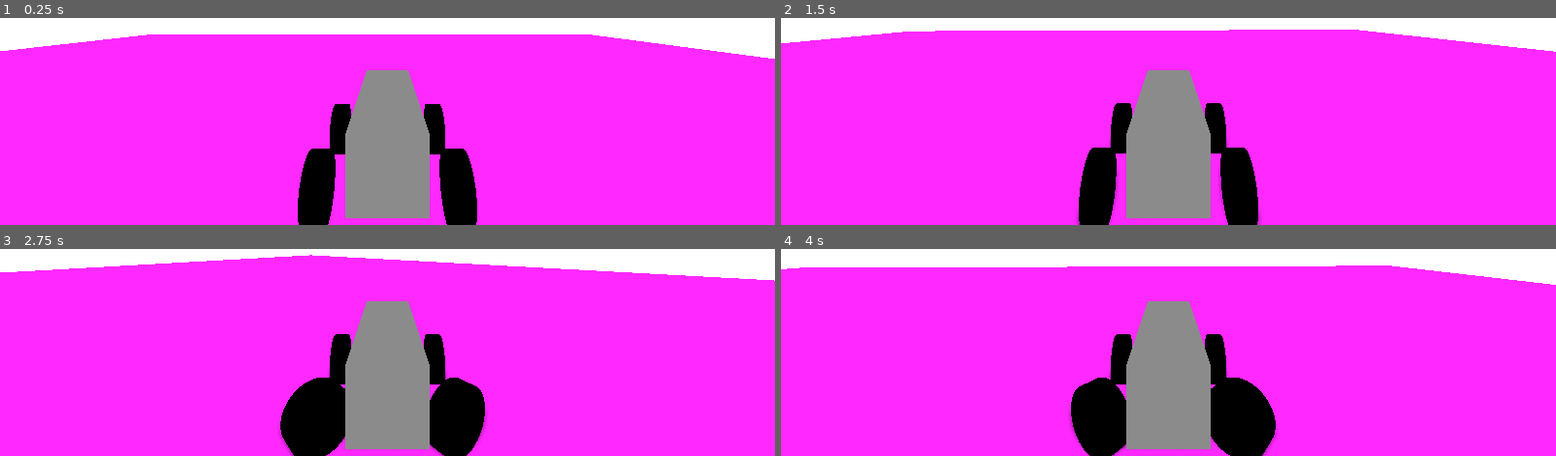
Above: before the commit, frames 1-4 (two rows, left to right).
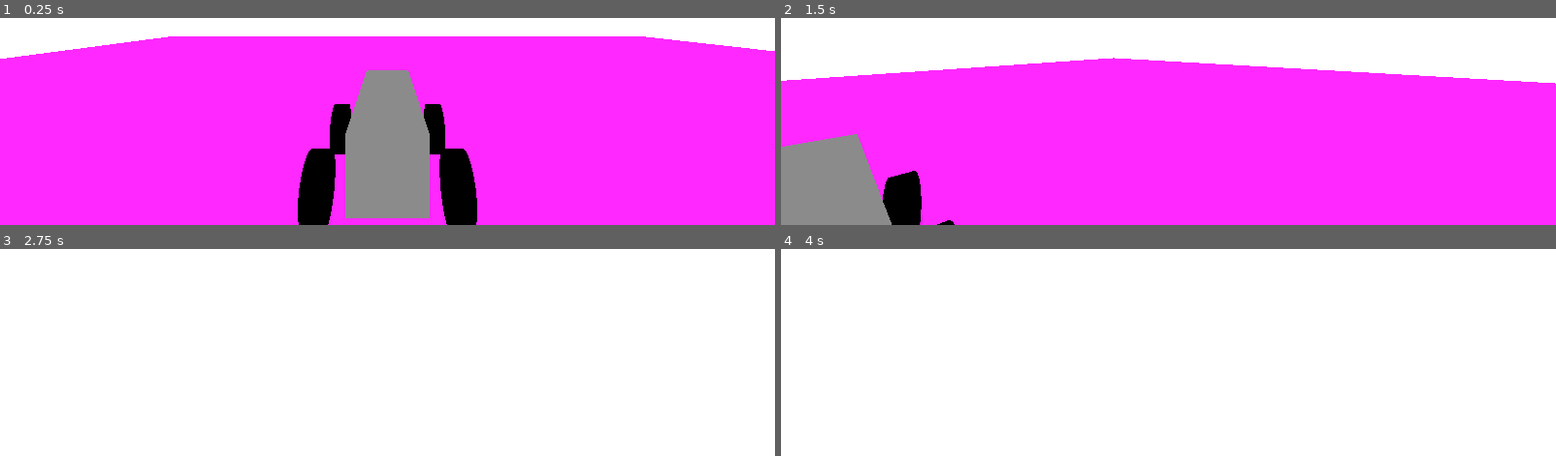
Above: after the commit, the same moments.

Repository: dmytrokadar/supermarket-exaduration
Game: Godot game, scene res://Scenes/supermarket.tscn
The game is run twice, just before and just after one commit, with the same random seed, the same clock (stepped at 60 frames per second) and the same inputs.
Inputs (mouse positions are in pixels of both pictures, inside the frame that each line leads up to):
- Up to frame 1 (0.25 s): no input
- Up to frame 2 (1.5 s): move the mouse to (outside the picture) at 0.52 s; hold D (right) 0.53-1.28 s; tap Ctrl (unattach_cursor, bound only after the commit) at 0.6, 1.35 s; tap Enter at 1.25 s; move the mouse to (1013, 30) at 1.27 s; hold S (backward) from 1.28 s (still down)
- Up to frame 3 (2.75 s): move the mouse to (outside the picture) at 2.02 s; release S (backward) at 2.03 s; hold D (right) from 2.03 s (still down); tap Ctrl (unattach_cursor, bound only after the commit) at 2.1 s
- Up to frame 4 (4 s): move the mouse to (1129, 325) at 2.77 s; release D (right) at 2.78 s; hold W (forward) 2.78-3.53 s; tap Ctrl (unattach_cursor, bound only after the commit) at 2.85, 3.6 s; move the mouse to (1401, 304) at 3.52 s; hold A (left) from 3.53 s (still down)

The runs differ from the first frame. In frame 1, 1.7% of the frame differs, in the area x 0-100%, y 7-43%; in frame 2, 35%; in frame 3, 92%, in the area x 0-100%, y 2-100%; in frame 4, 91%.

Commit message:
added camera rotation

Diff:
--- a/Assets/player.tscn
+++ b/Assets/player.tscn
@@ -21,16 +21,18 @@
 script = ExtResource("1_tpd1a")
 
 [node name="MeshInstance3D" type="MeshInstance3D" parent="." unique_id=1200328197]
-transform = Transform3D(1, 0, 0, 0, 1, 0, 0, 0, 3.5173874, 0, 0.45182967, 0)
+transform = Transform3D(-1, 0, -3.0749976e-07, 0, 1, 0, 8.742278e-08, 0, -3.5173874, 0, 0.45182967, 0)
 mesh = SubResource("BoxMesh_tpd1a")
 
 [node name="CollisionShape3D" type="CollisionShape3D" parent="." unique_id=1554329233]
-transform = Transform3D(1, 0, 0, 0, 1, 0, 0, 0, 1, 0, 0.45182967, -0.010467529)
+transform = Transform3D(-1, 0, -8.742278e-08, 0, 1, 0, 8.742278e-08, 0, -1, 0, 0.45182967, -0.010467529)
 shape = SubResource("BoxShape3D_vc4ur")
 
 [node name="VehicleWheel3D" type="VehicleWheel3D" parent="." unique_id=805692226]
-transform = Transform3D(-1, 0, -8.742278e-08, 0, 1, 0, 8.742278e-08, 0, -1, 1, 0, 1)
+transform = Transform3D(1, 0, 1.7484555e-07, 0, 1, 0, -1.7484555e-07, 0, 1, 1, 0, 1)
 brake = 0.4
+use_as_traction = true
+use_as_steering = true
 wheel_roll_influence = 0.5
 suspension_travel = 0.1
 suspension_stiffness = 200.0
@@ -42,8 +44,10 @@
 mesh = SubResource("CylinderMesh_tpd1a")
 
 [node name="VehicleWheel3D2" type="VehicleWheel3D" parent="." unique_id=321294429]
-transform = Transform3D(-1, 0, -8.742278e-08, 0, 1, 0, 8.742278e-08, 0, -1, -1, 0, 1)
+transform = Transform3D(1, 0, 1.7484555e-07, 0, 1, 0, -1.7484555e-07, 0, 1, -1, 0, 1)
 brake = 0.4
+use_as_traction = true
+use_as_steering = true
 wheel_roll_influence = 0.5
 suspension_travel = 0.1
 suspension_stiffness = 200.0
@@ -55,10 +59,8 @@
 mesh = SubResource("CylinderMesh_tpd1a")
 
 [node name="VehicleWheel3D3" type="VehicleWheel3D" parent="." unique_id=2138158208]
-transform = Transform3D(-1, 0, -8.742278e-08, 0, 1, 0, 8.742278e-08, 0, -1, 1, 0, -1)
+transform = Transform3D(1, 0, 1.7484555e-07, 0, 1, 0, -1.7484555e-07, 0, 1, 1, 0, -1)
 brake = 0.4
-use_as_traction = true
-use_as_steering = true
 wheel_roll_influence = 0.5
 suspension_travel = 0.1
 suspension_stiffness = 200.0
@@ -70,10 +72,8 @@
 mesh = SubResource("CylinderMesh_tpd1a")
 
 [node name="VehicleWheel3D4" type="VehicleWheel3D" parent="." unique_id=2139117232]
-transform = Transform3D(-1, 0, -8.742278e-08, 0, 1, 0, 8.742278e-08, 0, -1, -1, 0, -1)
+transform = Transform3D(1, 0, 1.7484555e-07, 0, 1, 0, -1.7484555e-07, 0, 1, -1, 0, -1)
 brake = 0.4
-use_as_traction = true
-use_as_steering = true
 wheel_roll_influence = 0.5
 suspension_travel = 0.1
 suspension_stiffness = 200.0
@@ -84,6 +84,6 @@
 transform = Transform3D(-4.371139e-08, -1, 0, 1, -4.371139e-08, 0, 0, 0, 1, 0, 0, 0)
 mesh = SubResource("CylinderMesh_tpd1a")
 
-[node name="Camera3D" type="Camera3D" parent="." unique_id=755363507]
-transform = Transform3D(-1, 0, 8.742278e-08, 0, 1, 0, -8.742278e-08, 0, -1, 2.9146784e-07, 2.4613373, -5.130166)
+[node name="Head" type="Camera3D" parent="." unique_id=755363507]
+transform = Transform3D(1, 0, 0, 0, 1, 0, 0, 0, 1, 0, 2.461, 5.13)
 current = true
--- a/Scripts/player.gd
+++ b/Scripts/player.gd
@@ -1,8 +1,42 @@
 extends VehicleBody3D
+
+@onready var head = $Head
 
 @export var MAX_STEER = 0.9
 @export var ENGINE_POWER = 300
+@export var MOUSE_SENSITIVITY = 0.2
+@export var CAMERA_MIN_PITCH: float = -89.0
+@export var CAMERA_MAX_PITCH: float = 89.0
+
+var is_mouse_visible = false
+var look_yaw: float = 0.0
+var look_pitch: float = 0.0
+
+func _ready() -> void:
+	Input.set_mouse_mode(Input.MOUSE_MODE_CAPTURED)
+	look_yaw = head.rotation.y
+	look_pitch = head.rotation.x
+
+func _input(event: InputEvent) -> void:
+	if event is InputEventMouseMotion and not is_mouse_visible:
+		look_yaw = wrapf(look_yaw - deg_to_rad(event.relative.x * MOUSE_SENSITIVITY), -PI, PI)
+		look_pitch = clamp(
+			look_pitch - deg_to_rad(event.relative.y * MOUSE_SENSITIVITY),
+			deg_to_rad(CAMERA_MIN_PITCH),
+			deg_to_rad(CAMERA_MAX_PITCH)
+		)
+		head.rotation.x = look_pitch
+		head.rotation.y = look_yaw
+		head.rotation.z = 0
 
 func _physics_process(delta):
 	steering = move_toward(steering, Input.get_axis("right", "left") * MAX_STEER, delta * 10)
-	engine_force = Input. get_axis("forward", "backward") * ENGINE_POWER
+	engine_force = Input.get_axis("forward", "backward") * ENGINE_POWER
+
+	if Input.is_action_just_pressed("unattach_cursor"):
+		if is_mouse_visible:
+			is_mouse_visible = false
+			Input.set_mouse_mode(Input.MOUSE_MODE_CAPTURED)
+		else:
+			is_mouse_visible = true
+			Input.set_mouse_mode(Input.MOUSE_MODE_VISIBLE)
--- a/project.godot
+++ b/project.godot
@@ -37,6 +37,12 @@
 "events": [Object(InputEventKey,"resource_local_to_scene":false,"resource_name":"","device":-1,"window_id":0,"alt_press …(192 unchanged characters)…
 ]
 }
+unattach_cursor={
+"deadzone": 0.2,
+"events": [Object(InputEventKey,"resource_local_to_scene":false,"resource_name":"","device":-1,"window_id":0,"alt_pressed":false,"shift_pressed":false,"ctrl_pressed":false,"meta_pressed":false,"pressed":false,"keycode":0,"physical_keycode":4194327,"key_label":0,"unicode":0,"location":0,"echo":false,"script":null)
+, Object(InputEventKey,"resource_local_to_scene":false,"resource_name":"","device":0,"window_id":0,"alt_pressed":false,"shift_pressed":false,"ctrl_pressed":false,"meta_pressed":false,"pressed":false,"keycode":0,"physical_keycode":4194326,"key_label":0,"unicode":0,"location":0,"echo":false,"script":null)
+]
+}
 
 [physics]
 
